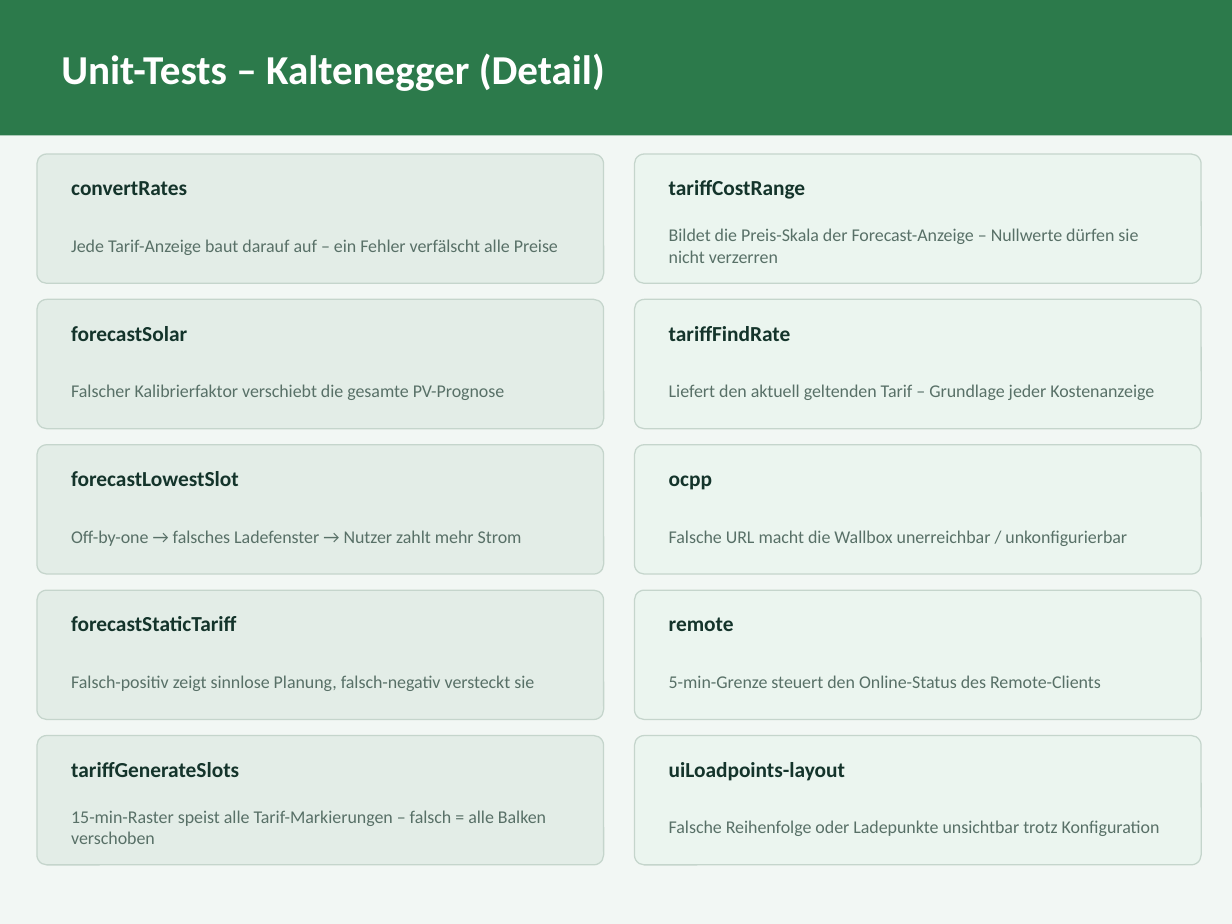
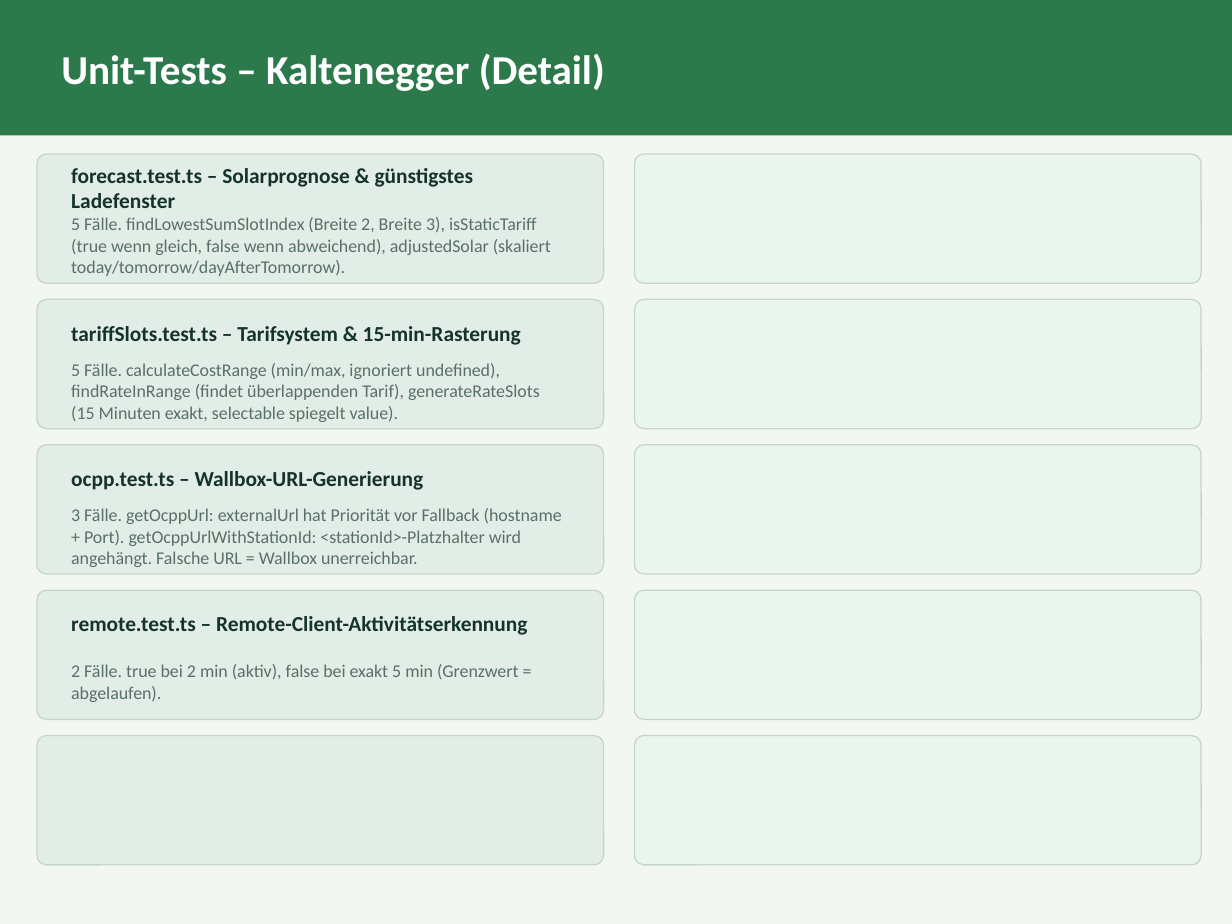
Before and after one commit to moserseb123/evcc, a slide deck: slide 5 of WAT4/kalt/PRESENTATION.pptx. Drawn at 1232x924 pixels with LibreOffice and Linux fonts; fonts in the diff are those of the drawing. Boxes give left, top, right and bottom in pixels: in the first picture for what was removed or moved away, otherwise in the second. Text is boxed around its words. In the diff, an @@ line names an element or a change of style, - is before the commit and + after.

```diff
--- a/WAT4/kalt/PRESENTATION.pptx
+++ b/WAT4/kalt/PRESENTATION.pptx
@@ text at [71,168,474,208]: text changed @@
-convertRates
+forecast.test.ts – Solarprognose & günstigstes Ladefenster
@@ text removed at [669,180,805,199] @@
-tariffCostRange
@@ text at [71,217,551,276]: text changed @@
-Jede Tarif-Anzeige baut darauf auf – ein Fehler verfälscht alle Preise
+5 Fälle. findLowestSumSlotIndex (Breite 2, Breite 3), isStaticTariff (true wenn gleich, false wenn abweichend), adjustedSolar (skaliert today/tomorrow/dayAfterTomorrow).
@@ text removed at [669,228,1138,263] @@
-Bildet die Preis-Skala der Forecast-Anzeige – Nullwerte dürfen sie nicht verzerren
@@ text at [71,326,521,345]: text changed @@
-forecastSolar
+tariffSlots.test.ts – Tarifsystem & 15-min-Rasterung
@@ text removed at [669,326,791,341] @@
-tariffFindRate
@@ text at [71,363,540,422]: text changed @@
-Falscher Kalibrierfaktor verschiebt die gesamte PV-Prognose
+5 Fälle. calculateCostRange (min/max, ignoriert undefined), findRateInRange (findet überlappenden Tarif), generateRateSlots (15 Minuten exakt, selectable spiegelt value).
@@ text removed at [669,384,1154,400] @@
-Liefert den aktuell geltenden Tarif – Grundlage jeder Kostenanzeige
@@ text at [71,471,424,490]: text changed @@
-forecastLowestSlot
+ocpp.test.ts – Wallbox-URL-Generierung
@@ text removed at [669,475,712,490] @@
-ocpp
@@ text at [71,508,562,567]: text changed @@
-Off-by-one → falsches Ladefenster → Nutzer zahlt mehr Strom
+3 Fälle. getOcppUrl: externalUrl hat Priorität vor Fallback (hostname + Port). getOcppUrlWithStationId: <stationId>-Platzhalter wird angehängt. Falsche URL = Wallbox unerreichbar.
@@ text removed at [669,530,1127,546] @@
-Falsche URL macht die Wallbox unerreichbar / unkonfigurierbar
@@ text at [71,616,527,635]: text changed @@
-forecastStaticTariff
+remote.test.ts – Remote-Client-Aktivitätserkennung
@@ text removed at [669,617,734,631] @@
-remote
@@ text at [71,664,518,702]: text changed @@
-Falsch-positiv zeigt sinnlose Planung, falsch-negativ versteckt sie
+2 Fälle. true bei 2 min (aktiv), false bei exakt 5 min (Grenzwert = abgelaufen).
@@ text removed at [669,675,1101,688] @@
-5-min-Grenze steuert den Online-Status des Remote-Clients
@@ text removed at [71,762,239,777] @@
-tariffGenerateSlots
@@ text removed at [669,762,845,781] @@
-uiLoadpoints-layout
@@ text removed at [71,810,546,844] @@
-15-min-Raster speist alle Tarif-Markierungen – falsch = alle Balken verschoben
@@ text removed at [669,820,1160,836] @@
-Falsche Reihenfolge oder Ladepunkte unsichtbar trotz Konfiguration
```
Also in this commit, not shown: 9 other slides changed, 21 other files.
